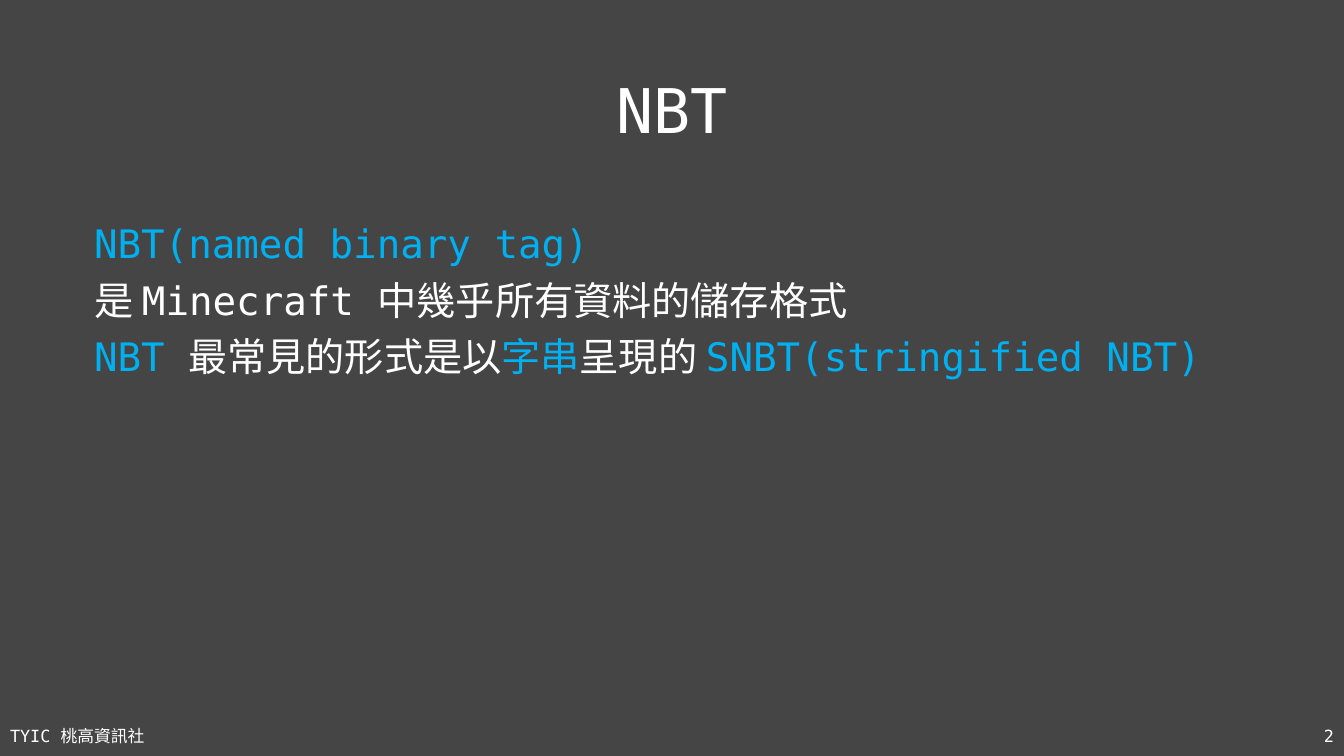
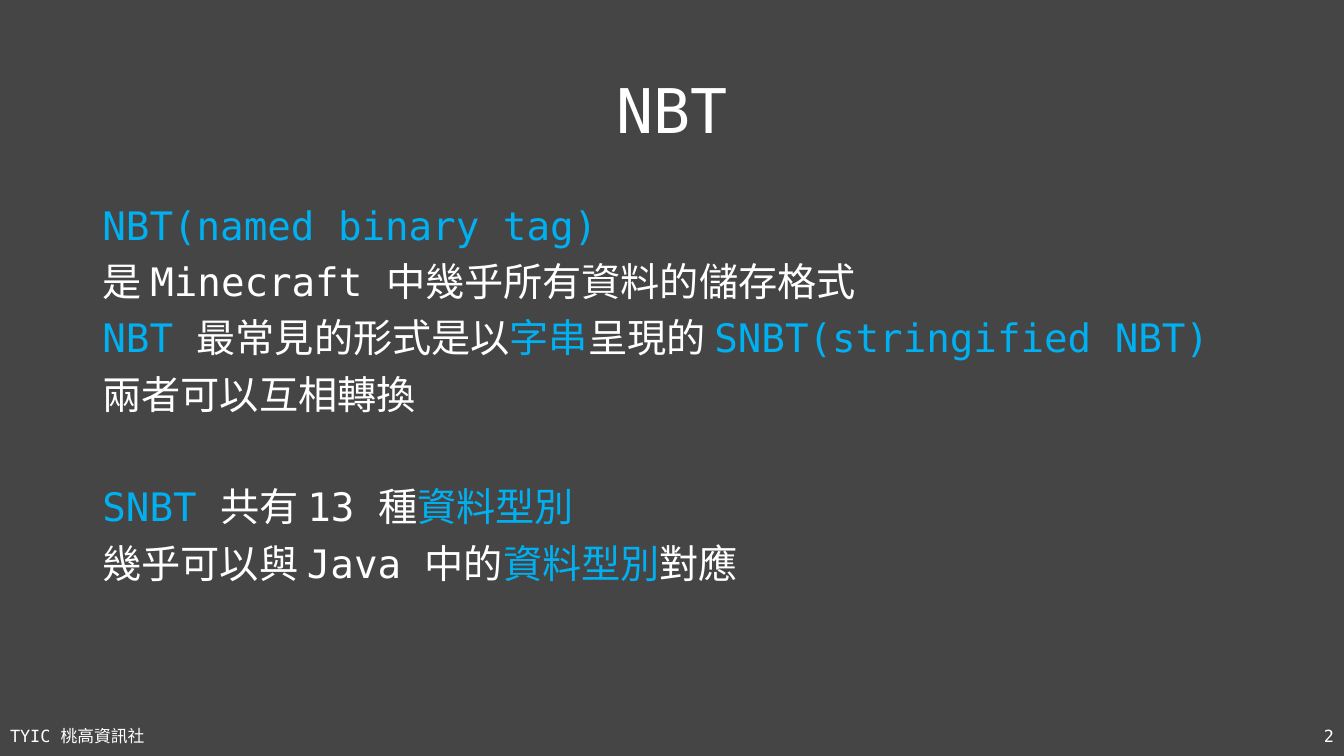
Before and after one commit to TYSHIC/slides, a slide deck: slide 2 of ppt/54_Java 專案：NBT.pptx. Drawn at 1344x756 pixels with LibreOffice and Linux fonts; fonts in the diff are those of the drawing. Boxes give left, top, right and bottom in pixels: in the first picture for what was removed or moved away, otherwise in the second. Text is boxed around its words. In the diff, an @@ line names an element or a change of style, - is before the commit and + after.

```diff
--- a/ppt/54_Java 專案：NBT.pptx
+++ b/ppt/54_Java 專案：NBT.pptx
@@ text "NBT(named binary tag)": place and size @@
-text "NBT(named binary tag)" at (94,228,1200,380)
+text "NBT(named binary tag)" at (102,210,1209,581)
@@ text at (102,376,738,581): paragraphs added @@
+兩者可以互相轉換
+SNBT 共有 13 種資料型別
+幾乎可以與 Java 中的資料型別對應
```
Also in this commit, not shown: 5 slides added, 1 slide removed, 8 other files.
